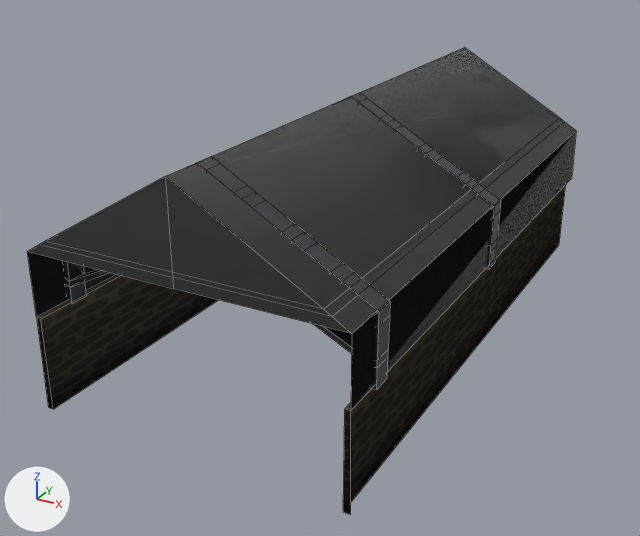
The FBX model Assets/Meshes/Environment/Building/Hangar.fbx: old version first, new version second.
Before and after are seen from a camera (50 mm lens) standing at (15.4, -30.8, 17.2) and looking at (-1.4, -0.4, 2.0). Lighting does not change. The marker at lower left points along +X, +Y and +Z. Mesh edges are drawn as thin lines. Where no turn or scale is listed for an object, it has been applied to the vertices.

The first picture shows 'Exterieur', 'Interieur', 'Poutres'.
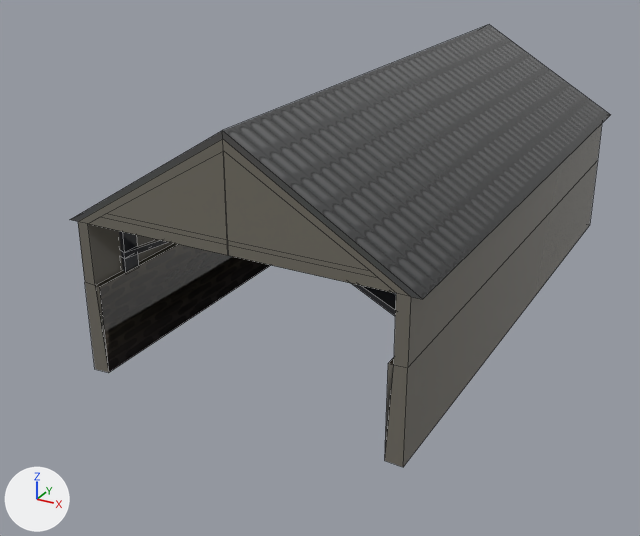
Edits to the bpy script that builds the scene:
```text
Add img_texture_structure_hangar_png:
    img_texture_structure_hangar_png = load_image('Texture_Structure_Hangar.png', '../../../Textures/Texture_Structure_Hangar.png', 1024, 1024, 'sRGB')
Add mat_material__38:
    mat_material__38 = principled_material('Material #38')
    mat_material__38.texture = img_texture_structure_hangar_png
    mat_material__38.roughness = 0.0
Change me_mesh_002:
    used by ob_exterieur; location = (0.0, 0.1, 0.0)
    remove me_mesh_002.from_pydata(...)  # 36 vertices, 30 faces; spans x -6.0..6.0, y -12.0..12.0, z 0.0..9.5
    add me_mesh_002.from_pydata(...)  # 460 vertices, 510 faces; spans x -6.8..6.8, y -12.0..12.7, z 0.0..10.2
    me_mesh_002 part 1: a new loose piece of 200 vertices spanning x -6.0..6.0, y -10.5..-9.7, z 3.5..9.5, in mat_material__38 (picture img_texture_structure_hangar_png)
    me_mesh_002 part 2
    2 vertices are removed from x -6.0..6.0, y -12.0, z 0.0
    4 faces are deleted
    26 vertices are added at x -6.8..6.8, y -12.0..12.7, z 0.0..10.2
    32 new faces join them
    me_mesh_002 part 3: 26 faces spanning x -6.0..6.0, y -12.0..12.0, z 0.0..9.5 switch from mat_material__27 (picture img_texture_hangar_png) to mat_material__38 (picture img_texture_structure_hangar_png)
Remove ob_poutres:
    ob_poutres = bpy.data.objects.new('Poutres', me_mesh_001)
    ob_poutres.location = (5.92, 0.0, 0.0)
Change ob_exterieur:
    ob_exterieur.location: (0.0, 0.1, 0.0) -> (0.0, 2.99, 0.0)
Remove ob_interieur:
    ob_interieur = bpy.data.objects.new('Interieur', me_mesh)
    ob_interieur.location = (0.0, 0.1, 0.0)
```

What differs and where, as boxes (x1, y1, x2, y2) in the pictures (640 x 536 px):
'Exterieur', reshaped, moved
    before: (27, 47, 576, 515)
    after: (70, 25, 610, 467)
'Interieur', deleted
    before: (27, 48, 576, 513)
'Poutres', deleted
    before: (64, 93, 501, 390)
part 1 of me_mesh_002, added (black)
    after: (119, 231, 396, 316)
part 2 of me_mesh_002, built on
    before: (27, 131, 576, 515)
    after: (70, 25, 610, 467)
part 3 of me_mesh_002, recoloured
    before: (37, 47, 575, 502)
    after: (96, 243, 394, 372)
